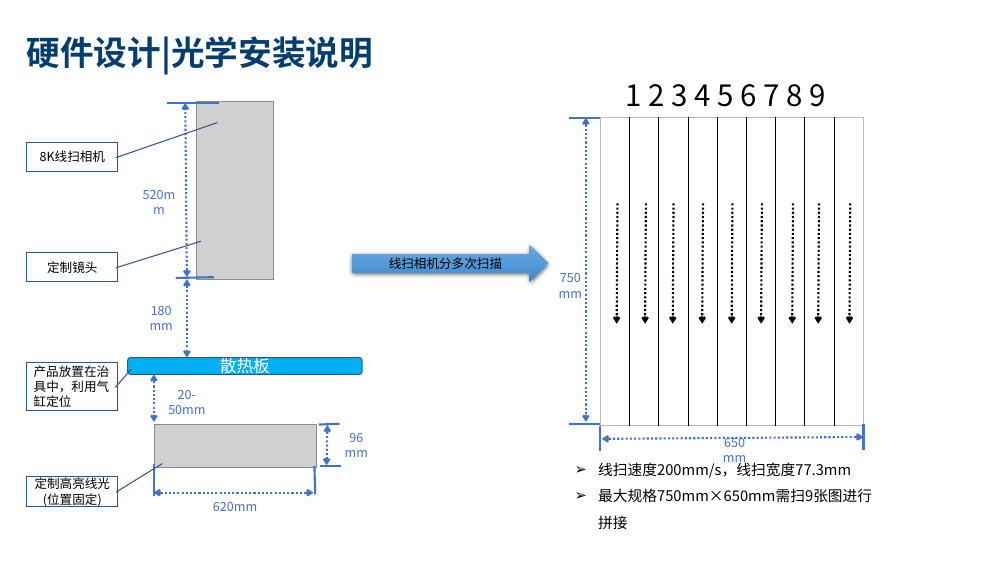
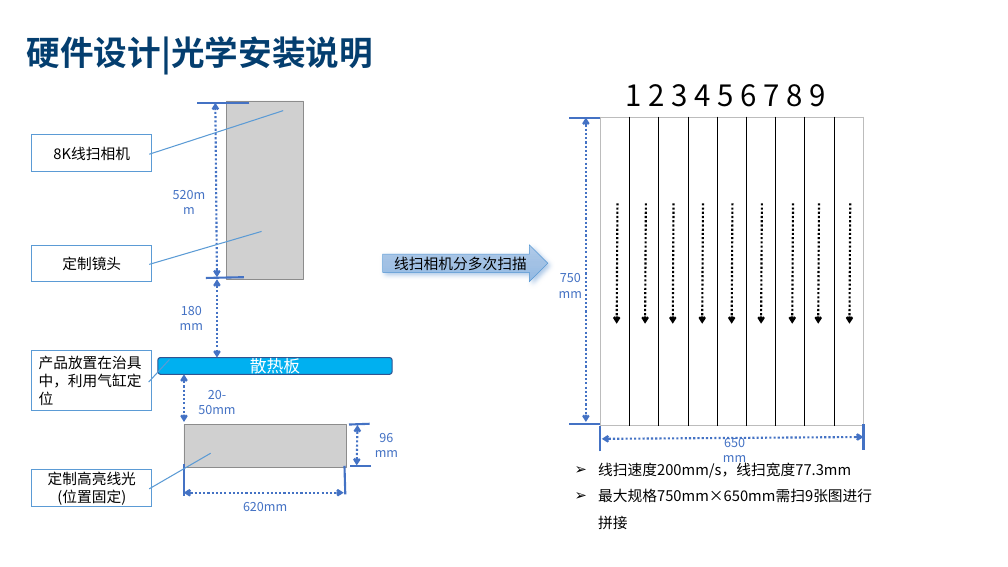
Before and after one commit to wanglvhh/Solution_2021, a slide deck: slide 16 of 2022/01/BOYD 大幅面散热板外观测量检测项目/BOYD-散热板外观检测解决方案 新版V1.0.0.1.pptx. Drawn at 1008x567 pixels with LibreOffice and Linux fonts; fonts in the diff are those of the drawing; grey boxes stand for pictures; background and template pictures are left out. Boxes give left, top, right and bottom in pixels: in the first picture for what was removed or moved away, otherwise in the second. Text is boxed around its words. In the diff, an @@ line names an element or a change of style, - is before the commit and + after.

```diff
--- a/2022/01/BOYD 大幅面散热板外观测量检测项目/BOYD-散热板外观检测解决方案 新版V1.0.0.1.pptx
+++ b/2022/01/BOYD 大幅面散热板外观测量检测项目/BOYD-散热板外观检测解决方案 新版V1.0.0.1.pptx
@@ border callout "8K线扫相机": place and size @@
-border callout "8K线扫相机" at (26,142,118,172)
+border callout "8K线扫相机" at (32,135,152,172)
@@ border callout "定制镜头": place and size @@
-border callout "定制镜头" at (26,253,118,282)
+border callout "定制镜头" at (32,245,152,281)
@@ right arrow "线扫相机分多次扫描": place and size @@
-right arrow "线扫相机分多次扫描" at (352,245,548,281)
+right arrow "线扫相机分多次扫描" at (383,245,547,281)
@@ right arrow "线扫相机分多次扫描" at (383,245,547,281): size 12 to 14 pt; fill gradient #71A6DB to #559BDB to #448ACA to gradient #B1CBE9 to #A3C1E5 to #93B9E4; outline none to #5B9BD5 0.5 pt; shadow changed @@
@@ 6 lines, 5 texts, 5 double arrows, 2 pictures, 1 rounded rectangle: place and size @@
-6 lines, 5 texts, 5 double arrows, 2 pictures, 1 rounded rectangle at (128,101,374,511)
+6 lines, 5 texts, 5 double arrows, 2 pictures, 1 rounded rectangle at (158,101,404,511)
@@ size 12 to 14 pt; outline #325491 1 pt to #5B9BD5 1 pt in 4 elements at (32,135,152,172), (32,245,152,281), (32,470,152,506), (31,351,151,410) @@
@@ border callout "产品放置在治具中，利用气缸定位": place and size @@
-border callout "产品放置在治具中，利用气缸定位" at (26,362,118,410)
+border callout "产品放置在治具中，利用气缸定位" at (31,351,151,410)
@@ border callout "定制高亮线光(位置固定)": place and size @@
-border callout "定制高亮线光(位置固定)" at (26,477,118,507)
+border callout "定制高亮线光(位置固定)" at (32,470,152,506)
```
Also in this commit, not shown: 12 other slides changed, 11 other files.
